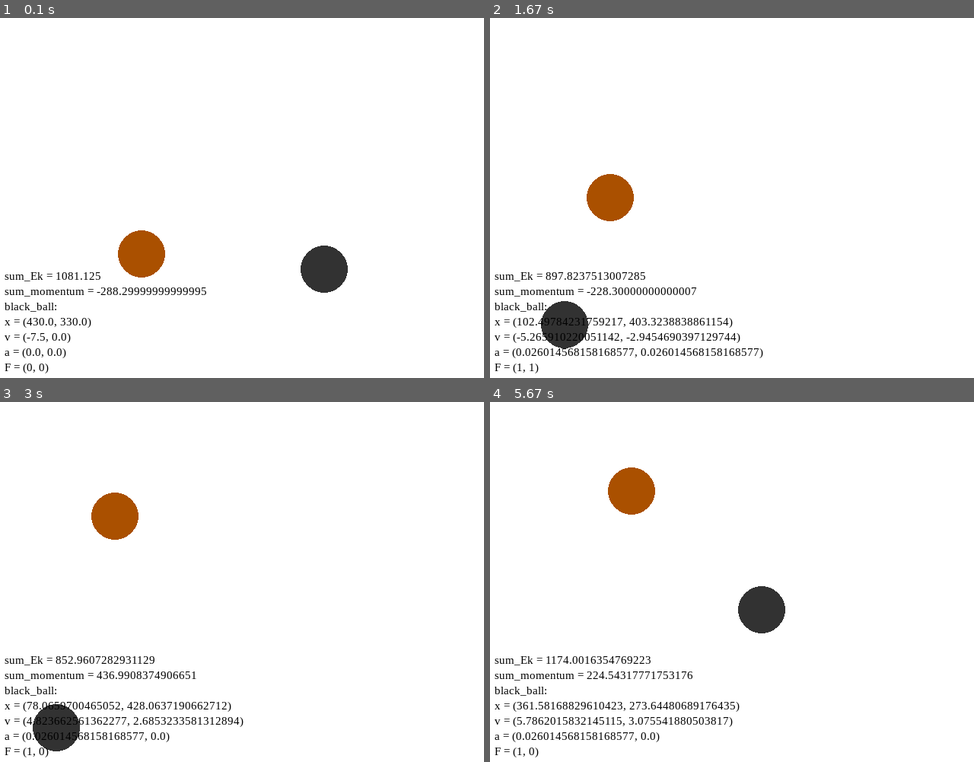
Above: before the commit, frames 1-4 (two rows, left to right).
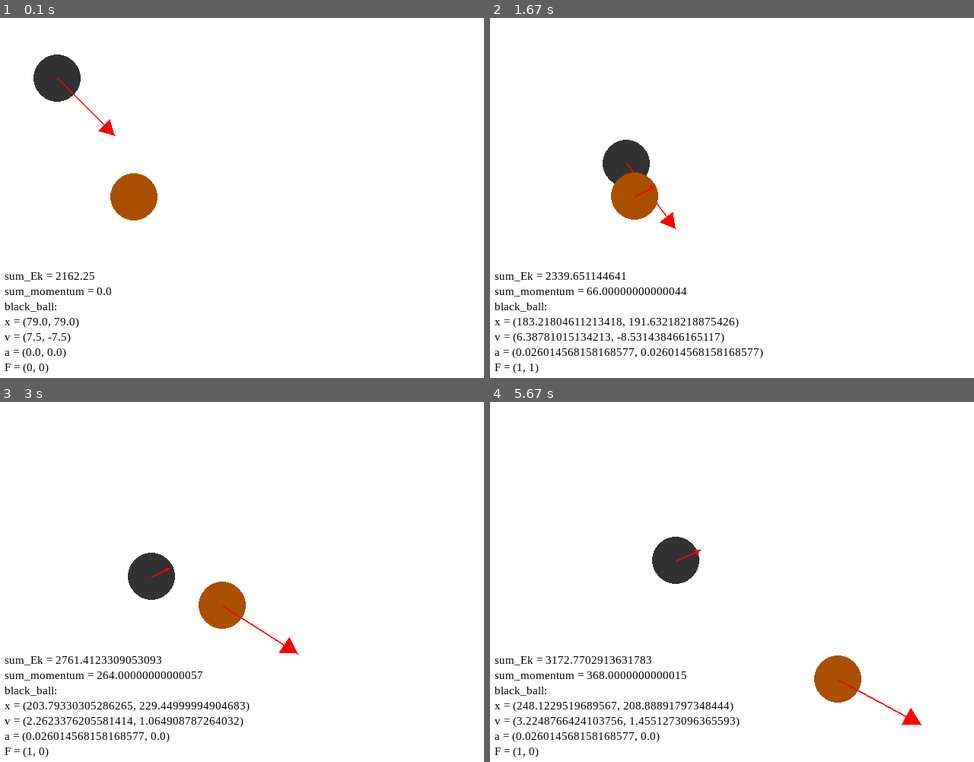
Above: after the commit, the same moments.

Repository: jedrzejboczar/ballWorld
Game: pygame game, started from ballWorld.py
Same seed, same stepped clock (60 frames per second), same inputs: the game is played once before the commit and once after it. The source is Python 2; it was converted automatically to run under Python 3.
Inputs (mouse positions are in pixels of both pictures, inside the frame that each line leads up to):
- Up to frame 1 (0.1 s): no input
- Up to frame 2 (1.67 s): tap Space at 0.33, 0.67, 1.57 s; hold Right 1-1.47 s; move the mouse to (732, 223) at 1.03 s; hold Up from 1.5 s (still down); move the mouse to (780, 280) at 1.53 s
- Up to frame 3 (3 s): release Up at 1.8 s; hold Right 1.83-2.3 s; move the mouse to (87, 668) at 1.87 s; tap Space at 1.9, 2.2, 2.4, 2.7, 2.97 s; hold Left 2.33-2.87 s; move the mouse to (416, 711) at 2.37 s; hold Down from 2.9 s (still down); move the mouse to (111, 448) at 2.93 s
- Up to frame 4 (5.67 s): release Down at 3.2 s; hold Left 3.23-3.63 s; move the mouse to (615, 513) at 3.27 s; tap Space at 3.3, 3.6, 3.73, 4.13, 4.43, 4.8, 5.2, 5.5 s; hold Up 3.67-4.03 s; move the mouse to (707, 679) at 3.7 s; hold Right 4.07-4.7 s; move the mouse to (732, 628) at 4.1 s; hold Down 4.73-5.1 s; move the mouse to (915, 722) at 4.77 s; hold Left 5.13-5.6 s; move the mouse to (664, 510) at 5.17 s; hold Right from 5.63 s (still down)

The runs differ from the first frame. In frame 1, 4.6% of the frame differs, in the area x 5-72%, y 10-91%; in frame 2, 4.5%; in frame 3, 5.3%; in frame 4, 5.7%, in the area x 5-90%, y 18-91%.

Commit message:
Nie jestem juz pewien co tu dodalem. Chyba przede wszystkim 'cofniecie kul do punktu styku' i pewnie nowsza wersje zderzenia (chyba wlasciwie zmienia uklad wspolrzednych, ale jak widac dziala slabo). A co do punktu styku to tam grzebalem troche ze znakami, nie pamietam ktore sa dobrze.

Diff:
--- a/ballWorld.py
+++ b/ballWorld.py
@@ -32,7 +32,7 @@
 			for o in self.objects:
 				o.fx, o.fy = self.gravity
 			self.doPhysics()
-
+		# # spowolnienie czasu
 		# time.sleep(0.1)
 
 
@@ -40,8 +40,11 @@
 		self.screen.fill(WHITE)
 		for o in self.objects:
 			o.draw(self.screen)
+
+		# o obiekcie nr 1
+		if len(self.objects) == 0:
+			return
 		o1 = self.objects[0]
-		# o obiekcie nr 1
 		sum_m = 0
 		sum_ek = 0
 		for o in objects:
@@ -77,11 +80,17 @@
 			print "K_RIGHT"
 		elif key == pygame.K_SPACE:
 			if self.time:
-				self.time = False
-				print "TIME: STOP"
+				self.stopTime()
 			else:
-				self.time = True
-				print "TIME: START"
+				self.startTime()
+
+	def stopTime(self):
+		self.time = False
+		print "TIME: STOP"
+
+	def startTime(self):
+		self.time = True
+		print "TIME: START"
 
 	def checkBorderCollisions(self):
 		for o in self.objects:
@@ -103,7 +112,7 @@
 		for i, o1 in enumerate(self.objects):
 			for o2 in self.objects[(i+1):]:
 				if distance(o1.xy(), o2.xy()) <= o1.radius + o2.radius:
-					# self.time = False
+					# self.stopTime()
 					self.countBallCollision(o1, o2)
 
 	def countBallCollision_easy(self, o1, o2):	# STABILNE, ale troche bledne
@@ -173,18 +182,66 @@
 		dx = o1.x - o2.x
 		dy = o1.y - o2.y
 
-		if dist < min(o1.radius, o2.radius) / 8:
-			return	# jak kulka wewnatrz drugiej to niech juz nie liczy kolizji
+		if dist < min(o1.radius, o2.radius) / 16:
+			return	# jakby byly niemal na sobie to niech nie liczy, bo bedzie dzielenie przez 0
+
+
+
+
+		#
+		# # cofniecie kul do punktu styku
+		# #	At^2 + Bt + C = 0,	D = r1 + r2
+		# D = o1.radius + o2.radius
+		#
+		# # A = o1.vx**2 + o2.vx**2 - 2*o1.vx*o2.vx + o1.vy**2 + o2.vy**2 - 2*o1.vy*o2.vy
+		# # B = -2 * (o1.x*o1.vx - o1.x*o2.vx - o2.x*o1.vx + o2.x*o2.vx + o1.y*o1.vy - o1.y*o2.vy - o2.y*o1.vy + o2.y*o2.vy)
+		# # C = o1.x**2 + o2.x**2 - 2*o1.x*o2.x + o1.y**2 + o2.y**2 - 2*o1.y*o2.y - D**2
+		#
+		# A = o1.vx**2 + o2.vx**2 - 2*o1.vx*o2.vx + o1.vy**2 + o2.vy**2 - 2*o1.vy*o2.vy
+		# B = -2 * (o1.x*o1.vx - o1.x*o2.vx - o2.x*o1.vx + o2.x*o2.vx + o1.y*o1.vy - o1.y*o2.vy - o2.y*o1.vy + o2.y*o2.vy)
+		# C = o1.x**2 + o2.x**2 - 2*o1.x*o2.x + o1.y**2 + o2.y**2 - 2*o1.y*o2.y - D**2
+		#
+		#
+		#
+		# delta = B**2 - 4*A*C
+		# sqrt_delta = math.sqrt(delta)
+		#
+		# t1 = (-B + sqrt_delta) / (2*A)
+		# t2 = (-B - sqrt_delta) / (2*A)
+		#
+		# # t = max(t1, t2	)
+		# t = t1
+		# # o1.move(t)
+		# # o2.move(t)
+		# dx1 = -t * o1.vx
+		# dy1 = -t * o1.vy
+		# dx2 = -t * o2.vx
+		# dy2 = -t * o2.vy
+		# print "d1: {}, {}\nd2 = {}, {}".format(dx1,dy1,dx2,dy2)
+		#
+		# o1.x += dx1
+		# o1.y += dy1
+		# o2.x += dx2
+		# o2.y += dy2
+		#
+		# print "d = {}, r1+r2 = {}".format(distance(o1.xy(), o2.xy()), o1.radius + o2.radius)
+		#
+		# self.stopTime()
+		# time.sleep(0.5)
+		# self.draw()
+		# time.sleep(0.5)
+
+
+
+
+
 
 		# if is_almost_zero(dx) or is_almost_zero(dy):
 		# 	self.countBallCollision_easy(o1, o2)
 		# else:
 		# 	self.countBallCollision_hard(o1, o2)
 
-		if False:
-			self.countBallCollision_easy(o1, o2)
-		else:
-			self.countBallCollision_hard(o1, o2)
+		self.countBallCollision_hard(o1, o2)
 
 		# odsuniecie od siebie kul
 		o1.move()
@@ -215,8 +272,8 @@
 	# r = 31; objects.append(Ball("black_ball", r, (50, 50, 50), mass=_mass(r), position=(460,320), velocity=(7.5, 0.0)))
 	# r = 37; objects.append(Ball("brown_ball", r, (170, 80, 0), mass=_mass(r), position=(190,360), velocity=(7.5, 0.0)))
 
-	r = 31; objects.append(Ball("black_ball", r, (50, 50, 50), mass=_mass(r), position=(460,330), velocity=(-7.5, 0)))
-	r = 31; objects.append(Ball("brown_ball", r, (170, 80, 0), mass=_mass(r), position=(190,310), velocity=(0, 0)))
+	r = 31; objects.append(Ball("black_ball", r, (50, 50, 50), mass=_mass(r), position=(70,70), velocity=(7.5, -7.5), drawVelocity=True))
+	r = 31; objects.append(Ball("brown_ball", r, (170, 80, 0), mass=_mass(r), position=(180,235), velocity=(0, 0), drawVelocity=True))
 
 
 	world = BallWorld(objects, gravity)
--- a/physicalObjects.py
+++ b/physicalObjects.py
@@ -2,18 +2,19 @@
 import pygame
 
 class PhysicalObject(object):
-	def __init__(self, name, mass, position, velocity=(0, 0), force=(0, 0), friction=None):
+	def __init__(self, name, mass, position, velocity=(0, 0), force=(0, 0), friction=None, drawVelocity=False):
 		self.name = name
 		self.m = float(mass)
 		self.x, self.y = [float(a) for a in position]	# (x,y)
 		self.vx, self.vy = [float(a) for a in velocity]
 		self.fx, self.fy = [float(a) for a in force]
 		self.friction = friction
+		self.drawVelocity = drawVelocity
 
-	def move(self):
+	def move(self, time=1):
 		self.countPhysics()
-		self.x += self.vx
-		self.y -= self.vy	# WAZNE: bo na wyswietlaniu y jest odwrocony
+		self.x += 0.3 * time * self.vx
+		self.y -= 0.3 * time * self.vy	# WAZNE: bo na wyswietlaniu y jest odwrocony
 
 	def checkBorderCollisions(self, borders):
 		pass
@@ -27,23 +28,42 @@
 			self.vx *= (1.0 - self.friction)
 			self.vy *= (1.0 - self.friction)
 
-	def draw(self):
-		pass
+	def draw(self, screen):
+		if self.drawVelocity:
+			self.drawVeclocityVector(screen)
 
 	def xy(self):
 		return self.x, self.y
 
+	def drawVeclocityVector(self, screen):
+		A = 0.2
+		start = (self.x, self.y)
+		end = (self.x + 10*self.vx, self.y - 10*self.vy)
+		points = [start, end]
+		pygame.draw.lines(screen, (255, 0, 0), False, points, 2)
+
+		fi = math.pi / 6
+		xl = end[0] + A * ((start[0] - end[0]) * math.cos(fi) + (start[1] - end[1]) * math.sin(fi))
+		yl = end[1] + A * ((start[1] - end[1]) * math.cos(fi) - (start[0] - end[0]) * math.sin(fi))
+		xp = end[0] + A * ((start[0] - end[0]) * math.cos(fi) - (start[1] - end[1]) * math.sin(fi))
+		yp = end[1] + A * ((start[1] - end[1]) * math.cos(fi) + (start[0] - end[0]) * math.sin(fi))
+		left = (xl, yl)
+		right = (xp, yp)
+		points = [end, left, right]
+		pygame.draw.polygon(screen, (255, 0, 0), points)
+
 
 
 class Ball(PhysicalObject):
-	def __init__(self, name, radius, color, mass, position, velocity=(0, 0), force=(0, 0)):
-		PhysicalObject.__init__(self, name, mass, position, velocity, force)
+	def __init__(self, name, radius, color, mass, position, velocity=(0, 0), force=(0, 0), friction=None, drawVelocity=False):
+		PhysicalObject.__init__(self, name, mass, position, velocity, force, friction, drawVelocity)
 		self.radius = float(radius)
 		self.color = color
 
-	def draw(self, paintScreen):
+	def draw(self, screen):
 		x, y = int(self.x), int(self.y)
-		pygame.draw.circle(paintScreen, self.color, (x, y), int(self.radius))
+		pygame.draw.circle(screen, self.color, (x, y), int(self.radius))
+		PhysicalObject.draw(self, screen)
 
 
 
